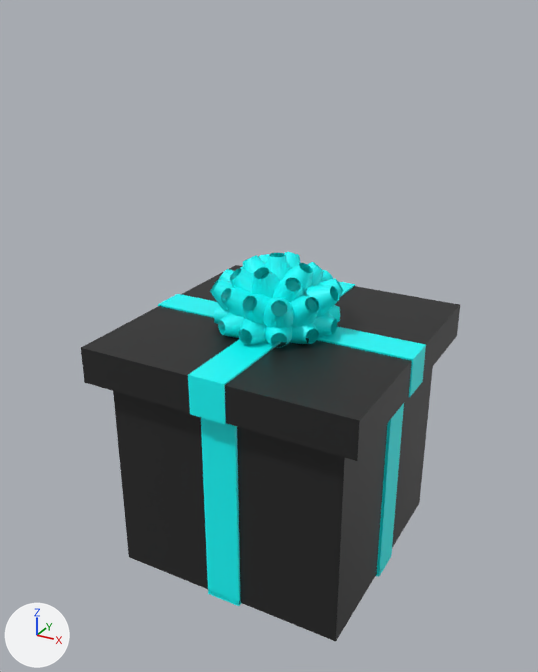
The FBX model Art/Maya/gift_box_game_one.fbx as it was, and as the next commit left it.
Rendered twice from a 50 mm camera at (0.131, -0.251, 0.253) aimed at (-0.004, -0.006, 0.13). The lights are fixed; the arrows at lower left show +X, +Y and +Z. Both versions are drawn at frame 78 of the action 'Take 001'; the numbers are the values there.

Objects in the first picture: 'GiftGameScene_0008:pCylinder14', 'bRibbon', 'bRibbon1', 'bRibbon11', 'bRibbon6', 'bRibbon7', 'gBox', 'gBoxLid'.
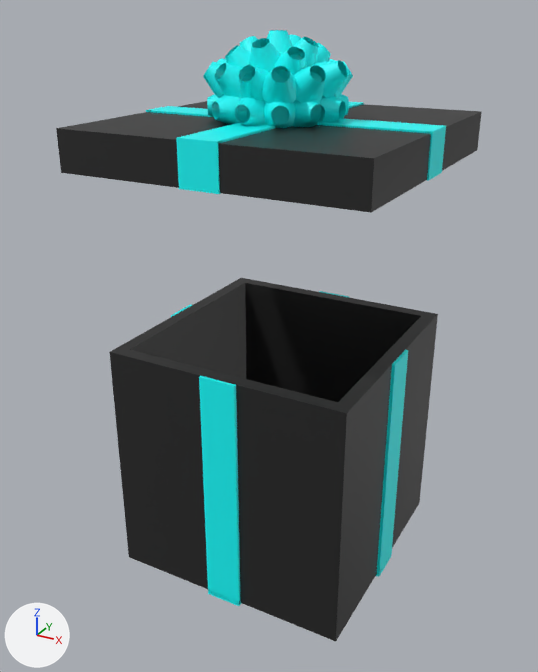
Pixel boxes [x1, y1, x2, y2] of what changed, in the pictures (538 x 672 px):
'gBoxLid', moved
    before: [81, 265, 460, 461]
    after: [56, 101, 482, 213]
'bRibbon7', moved
    before: [159, 294, 425, 361]
    after: [147, 106, 443, 134]
'bRibbon11', moved
    before: [188, 374, 228, 424]
    after: [176, 138, 222, 194]
'bRibbon6', moved
    before: [190, 282, 355, 385]
    after: [177, 102, 364, 144]
'GiftGameScene_0008:pCylinder14', moved
    before: [263, 297, 293, 328]
    after: [262, 66, 296, 107]
'GiftGameScene_0008:pCylinder27', moved
    before: [306, 285, 339, 317]
    after: [311, 60, 348, 98]
'GiftGameScene_0008:pCylinder15', moved
    before: [286, 295, 319, 327]
    after: [293, 65, 326, 103]
'GiftGameScene_0008:pCylinder21', moved
    before: [221, 288, 254, 317]
    after: [215, 63, 252, 98]
'GiftGameScene_0008:pCylinder11.002', moved
    before: [251, 267, 281, 299]
    after: [249, 38, 281, 77]
'GiftGameScene_0008:pCylinder10', moved
    before: [218, 313, 249, 338]
    after: [212, 95, 247, 124]
'bRibbon8', moved
    before: [407, 345, 426, 397]
    after: [425, 126, 446, 181]
'GiftGameScene_0008:pCylinder20', moved
    before: [242, 294, 273, 324]
    after: [239, 65, 273, 102]
'GiftGameScene_0008:pCylinder12', moved
    before: [265, 325, 292, 348]
    after: [264, 101, 295, 128]
'GiftGameScene_0008:pCylinder2', moved
    before: [307, 313, 337, 336]
    after: [311, 96, 346, 123]
'GiftGameScene_0008:pCylinder12.001', moved
    before: [282, 263, 313, 296]
    after: [289, 37, 319, 67]
'GiftGameScene_0008:pCylinder11', moved
    before: [238, 318, 266, 344]
    after: [234, 97, 272, 126]
'GiftGameScene_0008:pCylinder13', moved
    before: [286, 323, 319, 344]
    after: [287, 100, 325, 127]
'GiftGameScene_0008:pCylinder12.002', moved
    before: [272, 277, 303, 306]
    after: [274, 47, 307, 80]
'GiftGameScene_0008:pCylinder11.001', moved
    before: [261, 253, 291, 281]
    after: [267, 30, 293, 55]
'GiftGameScene_0008:pCylinder10.002', moved
    before: [230, 268, 262, 293]
    after: [225, 45, 251, 68]
'GiftGameScene_0008:pCylinder22', moved
    before: [210, 279, 233, 311]
    after: [203, 61, 223, 98]
'GiftGameScene_0008:pCylinder10.001', moved
    before: [243, 255, 266, 273]
    after: [239, 36, 258, 52]
'GiftGameScene_0008:pCylinder12.003', moved
    before: [307, 262, 324, 285]
    after: [317, 43, 331, 63]
'GiftGameScene_0008:pCylinder17', moved
    before: [317, 279, 344, 311]
    after: [335, 61, 353, 97]
'GiftGameScene_0008:pCylinder9', moved
    before: [214, 306, 229, 324]
    after: [207, 93, 224, 117]
'GiftGameScene_0008:pCylinder11.003', moved
    before: [284, 252, 300, 269]
    after: [289, 35, 301, 45]
'GiftGameScene_0008:pCylinder3', moved
    before: [327, 305, 340, 323]
    after: [334, 94, 349, 115]
'GiftGameScene_0008:pCylinder26', moved
    before: [219, 269, 234, 281]
    after: [217, 58, 227, 64]
'GiftGameScene_0008:pCylinder18', moved (not visible afterwards)
    before: [321, 269, 333, 281]
'GiftGameScene_0008:pCylinder10.003', moved (not visible afterwards)
    before: [258, 254, 269, 263]
'bRibbon10', moved
    before: [158, 294, 178, 307]
    after: [146, 106, 167, 112]

Patch to the scene script:
```diff
--- a/Art/Maya/gift_box_game_one.fbx.py
+++ b/Art/Maya/gift_box_game_one.fbx.py
@@ ob_gboxlid @@
 ob_gboxlid.parent = ob_box
-ob_gboxlid.location = (1.867, 13.99, -1.245)
+ob_gboxlid.location = (1.867, 22.17, -1.245)
```
